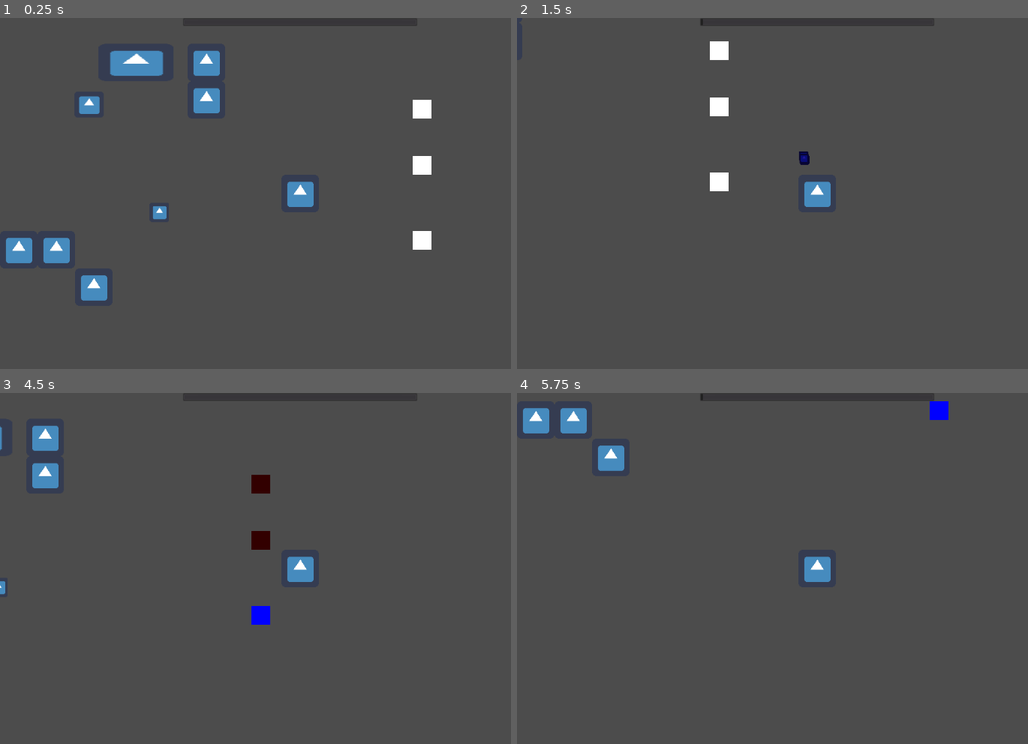
Above: before the commit, frames 1-4 (two rows, left to right).
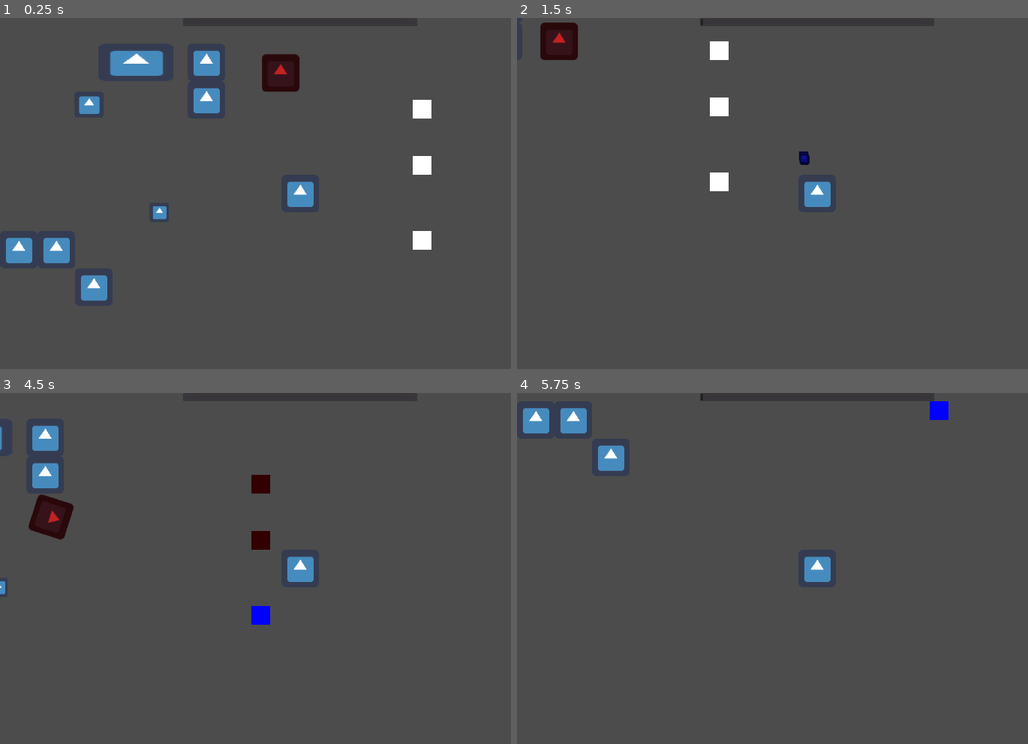
Above: after the commit, the same moments.

Repository: ljweeks/KSU_Fall2022GameJam
Game: Godot game, scene res://test.tscn
Two runs of this game, one before a commit and one after it. Both use one fixed random seed, a clock stepped at 60 frames per second and the inputs below. The engine's default icon, where the game draws it, is replaced by a stand-in: a white triangle on a blue panel in a dark square.
Inputs (mouse positions are in pixels of both pictures, inside the frame that each line leads up to):
- Up to frame 1 (0.25 s): no input
- Up to frame 2 (1.5 s): tap Enter at 0.5 s; move the mouse to (951, 175) at 0.52 s; hold D (player_right) 0.53-1.28 s; click (951, 175) at 0.6 s; move the mouse to (695, 211) at 1.27 s; hold S (player_down) from 1.28 s (still down); right-click (695, 211) at 1.35 s
- Up to frame 3 (4.5 s): move the mouse to (357, 491) at 2.02 s; release S (player_down) at 2.03 s; hold D (player_right) 2.03-2.78 s; click (357, 491) at 2.1 s; move the mouse to (270, 638) at 2.77 s; hold W (player_up) 2.78-3.53 s; right-click (270, 638) at 2.85 s; tap Space at 3.5 s; move the mouse to (480, 621) at 3.52 s; hold A (player_left) from 3.53 s (still down); click (480, 621) at 3.6 s; move the mouse to (117, 515) at 4.27 s; right-click (117, 515) at 4.35 s
- Up to frame 4 (5.75 s): move the mouse to (849, 568) at 5.02 s; release A (player_left) at 5.03 s; hold S (player_down) from 5.03 s (still down); click (849, 568) at 5.1 s

The runs differ from the first frame. In frame 1, 0.8% of the frame differs, in the area x 51-59%, y 10-21%; in frame 2, 0.8%; in frame 3, 0.8%, in the area x 5-15%, y 28-42%; in frame 4, nothing differs.

Commit message:
enemy added

Diff:
--- /dev/null
+++ b/Enemies/FireFly.gd
@@ -0,0 +1,22 @@
+extends RigidBody2D
+
+
+# Declare member variables here. Examples:
+# var a = 2
+# var b = "text"
+
+var target
+export (float) var speed = 100
+onready var nav = get_node("NavigationAgent2D")
+# Called when the node enters the scene tree for the first time.
+func _ready():
+	var targets = get_tree().get_nodes_in_group("EnemyTarget")
+	if(targets.size() > 0):
+		target = targets[rand_range(0, targets.size())]
+		nav.set_target_location(target.global_position)
+
+# Called every frame. 'delta' is the elapsed time since the previous frame.
+func _process(delta):
+	var moveTo = nav.get_next_location()
+	var moveTarget = (moveTo - self.global_position).normalized()
+	self.apply_central_impulse(moveTarget*speed)
--- /dev/null
+++ b/Enemies/FireFly.tscn
@@ -0,0 +1,22 @@
+[gd_scene load_steps=4 format=2]
+
+[ext_resource path="res://icon.png" type="Texture" id=1]
+[ext_resource path="res://Enemies/FireFly.gd" type="Script" id=2]
+
+[sub_resource type="CircleShape2D" id=1]
+radius = 40.0
+
+[node name="RigidBody2D" type="RigidBody2D"]
+mass = 50.0
+gravity_scale = 0.0
+linear_damp = 2.0
+script = ExtResource( 2 )
+
+[node name="CollisionShape2D" type="CollisionShape2D" parent="."]
+shape = SubResource( 1 )
+
+[node name="Sprite" type="Sprite" parent="."]
+modulate = Color( 0.768627, 0.137255, 0.137255, 1 )
+texture = ExtResource( 1 )
+
+[node name="NavigationAgent2D" type="NavigationAgent2D" parent="."]
--- a/Interactables/PowerObjects/Base/PowerArea.tscn
+++ b/Interactables/PowerObjects/Base/PowerArea.tscn
@@ -4,6 +4,7 @@
 [ext_resource path="res://Interactables/PowerObjects/Base/PowerArea.gd" type="Script" id=2]
 
 [sub_resource type="CircleShape2D" id=1]
+radius = 100.0
 
 [node name="PowerArea" type="Area2D"]
 script = ExtResource( 2 )
--- a/Interactables/PowerObjects/BatteryHolder.tscn
+++ b/Interactables/PowerObjects/BatteryHolder.tscn
@@ -27,7 +27,7 @@
 [node name="CollisionShape2D" type="CollisionShape2D" parent="BatteryGrabArea"]
 shape = SubResource( 1 )
 
-[node name="EnemyTarget" parent="." instance=ExtResource( 4 )]
+[node name="EnemyTarget" parent="." groups=["EnemyTarget"] instance=ExtResource( 4 )]
 position = Vector2( 0, 22 )
 
 [connection signal="body_entered" from="BatteryGrabArea" to="." method="_on_BatteryGrabArea_body_entered"]
--- /dev/null
+++ b/Tiles/EnemySpawnNode.tscn
@@ -0,0 +1,3 @@
+[gd_scene format=2]
+
+[node name="EnemySpawn" type="Node2D" groups=["EnemySpawn"]]
--- a/test.tscn
+++ b/test.tscn
@@ -8,6 +8,12 @@
 [ext_resource path="res://Tiles/Pipe.tscn" type="PackedScene" id=6]
 [ext_resource path="res://Interactables/PowerObjects/BatteryHolder.tscn" type="PackedScene" id=7]
 [ext_resource path="res://Interactables/PowerObjects/Fan.tscn" type="PackedScene" id=8]
+[ext_resource path="res://Enemies/FireFly.tscn" type="PackedScene" id=9]
+
+[sub_resource type="NavigationPolygon" id=1]
+vertices = PoolVector2Array( -504, 0, -504, -328, -200, -328, -216, -128, -376, 64, -112, -200, -120, -336, 336, -336, 336, 216, -104, -144, -104, -104, -312, 216, -312, 120, -136, -96, -192, -96, -376, 120, -504, 64 )
+polygons = [ PoolIntArray( 0, 1, 2, 3, 4 ), PoolIntArray( 5, 6, 7, 8, 9 ), PoolIntArray( 10, 9, 8 ), PoolIntArray( 10, 8, 11, 12, 13 ), PoolIntArray( 4, 14, 13, 12, 15 ), PoolIntArray( 4, 16, 0 ), PoolIntArray( 4, 3, 14 ) ]
+outlines = [ PoolVector2Array( -504, 0, -504, -328, -200, -328, -216, -128, -192, -96, -136, -96, -104, -104, -104, -144, -112, -200, -120, -336, 336, -336, 336, 216, -312, 216, -312, 120, -376, 120, -376, 64, -504, 64 ) ]
 
 [node name="Node2D" type="Node2D"]
 
@@ -95,3 +101,11 @@
 position = Vector2( -280, -224 )
 collision_layer = 3
 collision_mask = 3
+
+[node name="NavigationPolygonInstance" type="NavigationPolygonInstance" parent="."]
+navpoly = SubResource( 1 )
+
+[node name="Enemy" parent="." instance=ExtResource( 9 )]
+position = Vector2( -32, -208 )
+collision_layer = 3
+collision_mask = 3
Not shown: 1 places in test.tscn that only renumber resources
